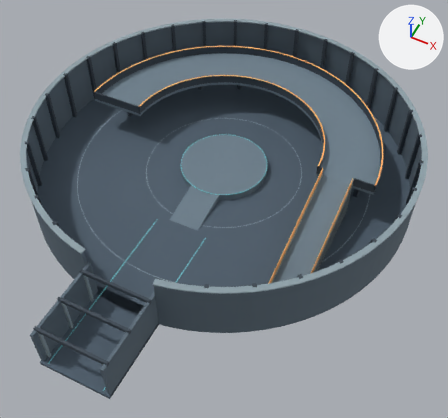
The glTF model stage/edm-empty.glb as it was, and as the next commit left it.
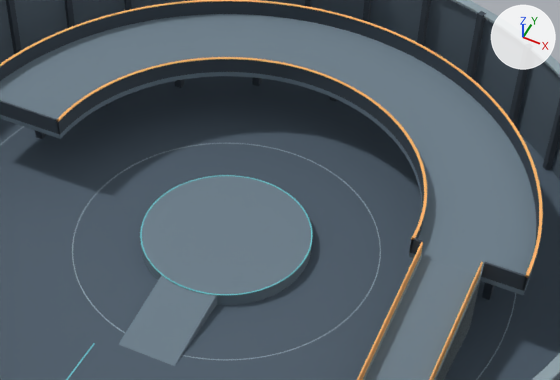
Each version appears first whole from a 50 mm lens placed at (22.7, -45.4, 49.9), pointed at (2.9, -5.8, 0.3), and next in a close-up on the part from 25% to 88% of the width and 11% to 57% of the height. Arrows for +X, +Y and +Z are at upper right; the lights stay in place. The first two pictures are the older version. Vertices at exactly the same position are counted once.

Names of what the first close-up shows: 'Arena floor', 'Arena shell', 'Balcony rail', 'Balcony ramp', 'Central stage', 'End rail', 'North balcony', 'Rail cap', 'Ramp rail', 'Shell ribs', 'Stage access', 'Upper coping' and 5 more.
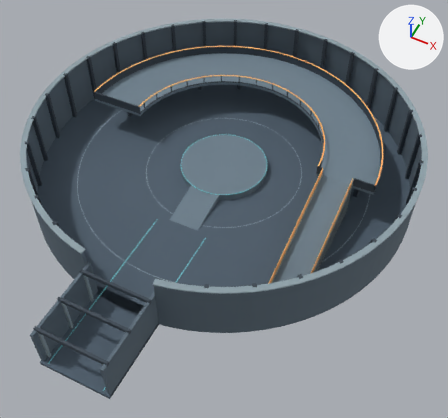
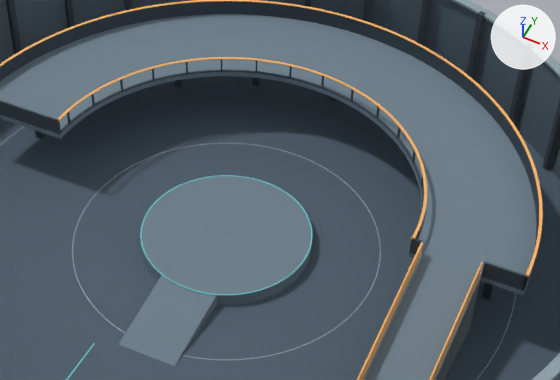
What differs and where, as boxes [x1, y1, x2, y2] in the close-ups (560 x 380 px; the box of a moved part takes in the faces that stretch with it):
'Inner posts', added
    after: [67, 59, 424, 239]
part 1 of me_balcony_rail, moved or reshaped
    before: [57, 59, 424, 253]
    after: [60, 70, 424, 253]

What changed in the scene script:
```text
Change me_balcony_rail:
    where me_balcony_rail.from_pydata(...)  # 520 vertices, 1536 faces; spans x -17.0..17.0, y 0.0..17.0, z 4.0..4.9
    used by ob_balcony_rail; location = (0.0, 0.0, 0.0)
    me_balcony_rail part 1: all 130 vertices in x -10.9..10.9, y 0.0..10.9, z 4.9 are moved by (0.0, 0.0, -0.9)
Add me_inner_posts:
    me_inner_posts.from_pydata(...)  # 128 vertices, 192 faces; spans x -10.8..10.8, y 1.0..10.8, z 4.1..5.0
    me_inner_posts.materials.append(mat_structural_graphite)  # dark blue #3a4550
Add ob_inner_posts:
    ob_inner_posts = bpy.data.objects.new('Inner posts', me_inner_posts)
    ob_inner_posts.location = (0.0, 0.0, 0.0)
```
